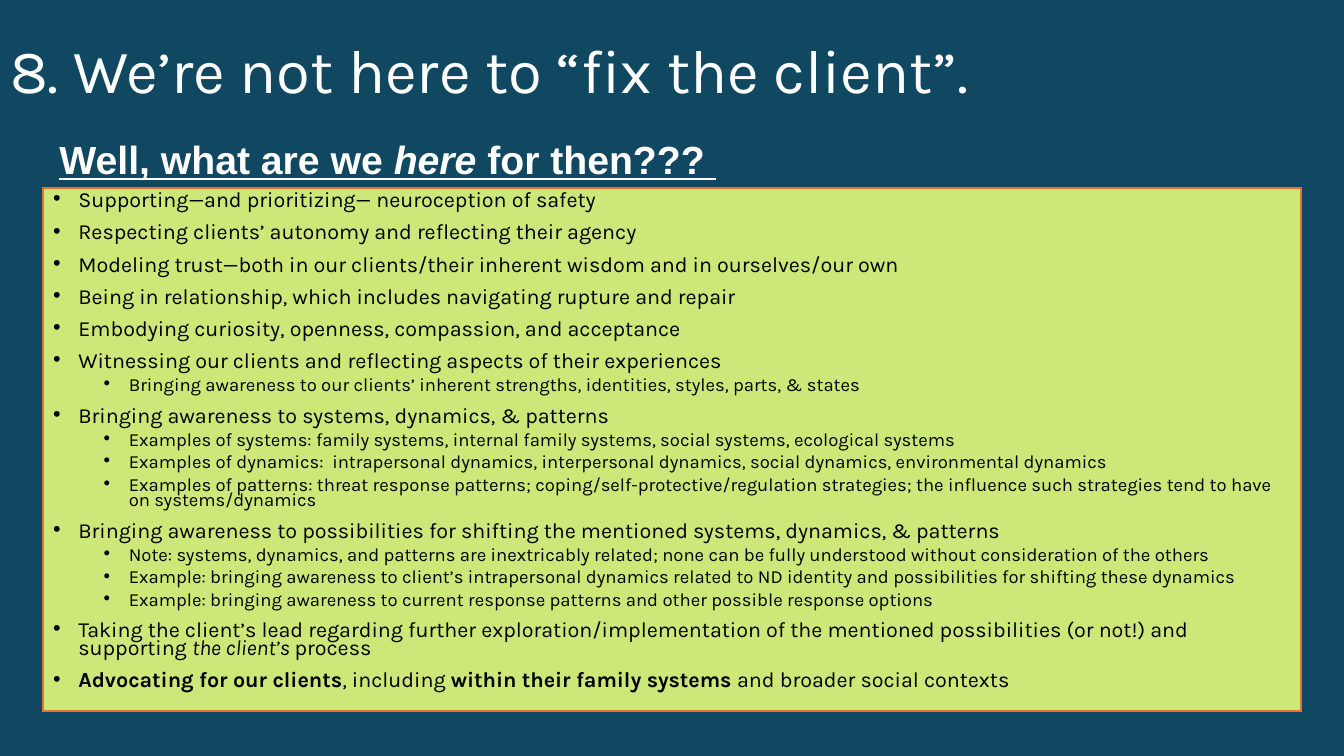
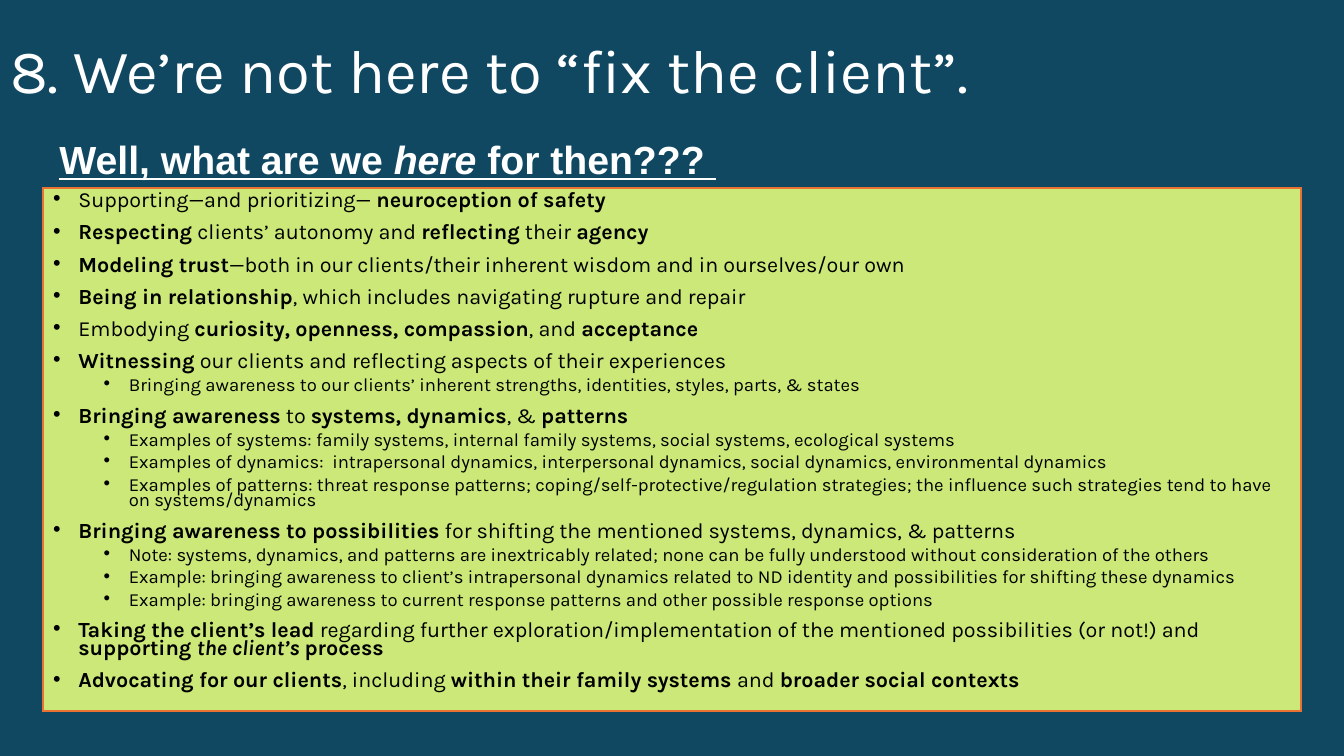
Before and after one commit to gurumojo/presentation-archive, a slide deck: slide 24 of archive/kb/capstone-slides.pptx. Drawn at 1344x756 pixels with LibreOffice and Linux fonts; fonts in the diff are those of the drawing. Boxes give left, top, right and bottom in pixels: in the first picture for what was removed or moved away, otherwise in the second. Text is boxed around its words. In the diff, an @@ line names an element or a change of style, - is before the commit and + after.

```diff
--- a/archive/kb/capstone-slides.pptx
+++ b/archive/kb/capstone-slides.pptx
@@ text at bbox=[78, 188, 1200, 693]: bold on in "neuroception of safety", "Respecting reflecting agency", "Modeling trust—both", "Being in relationship," and 6 more places @@
```
Also in this commit, not shown: 22 other slides changed.
